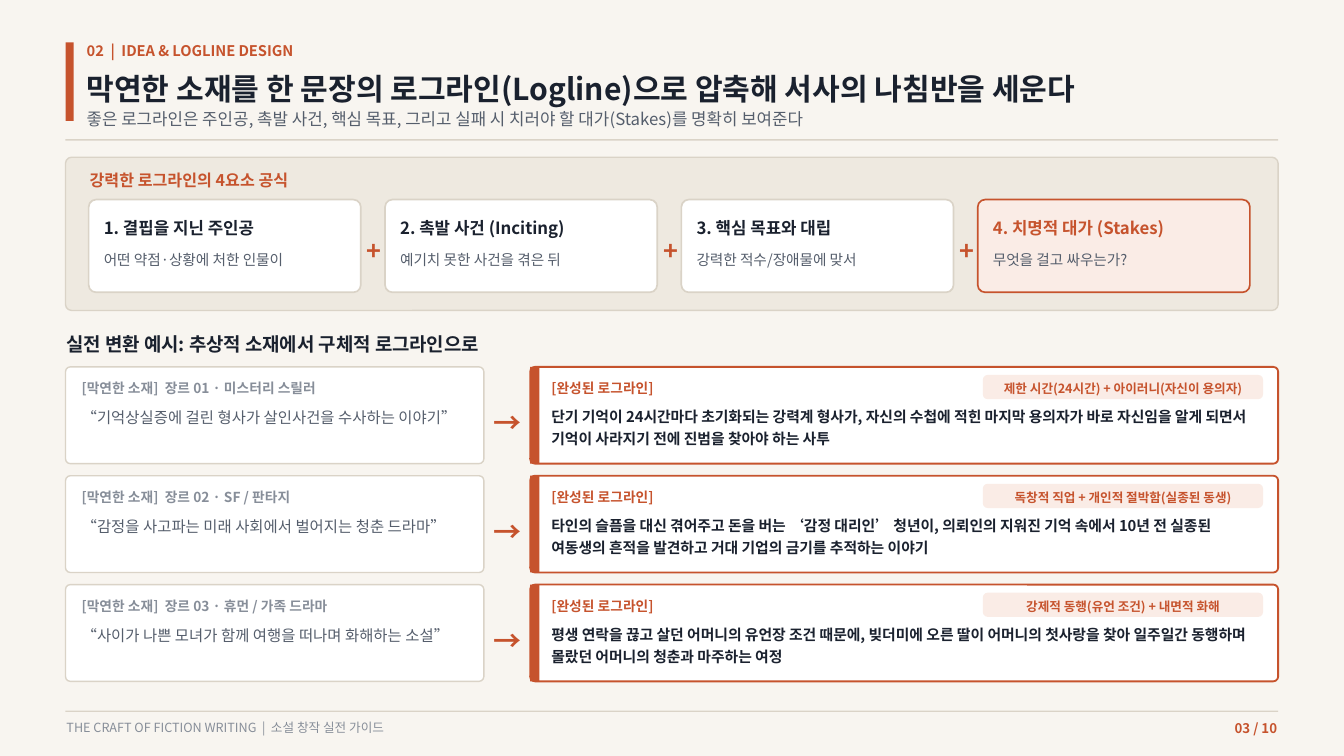
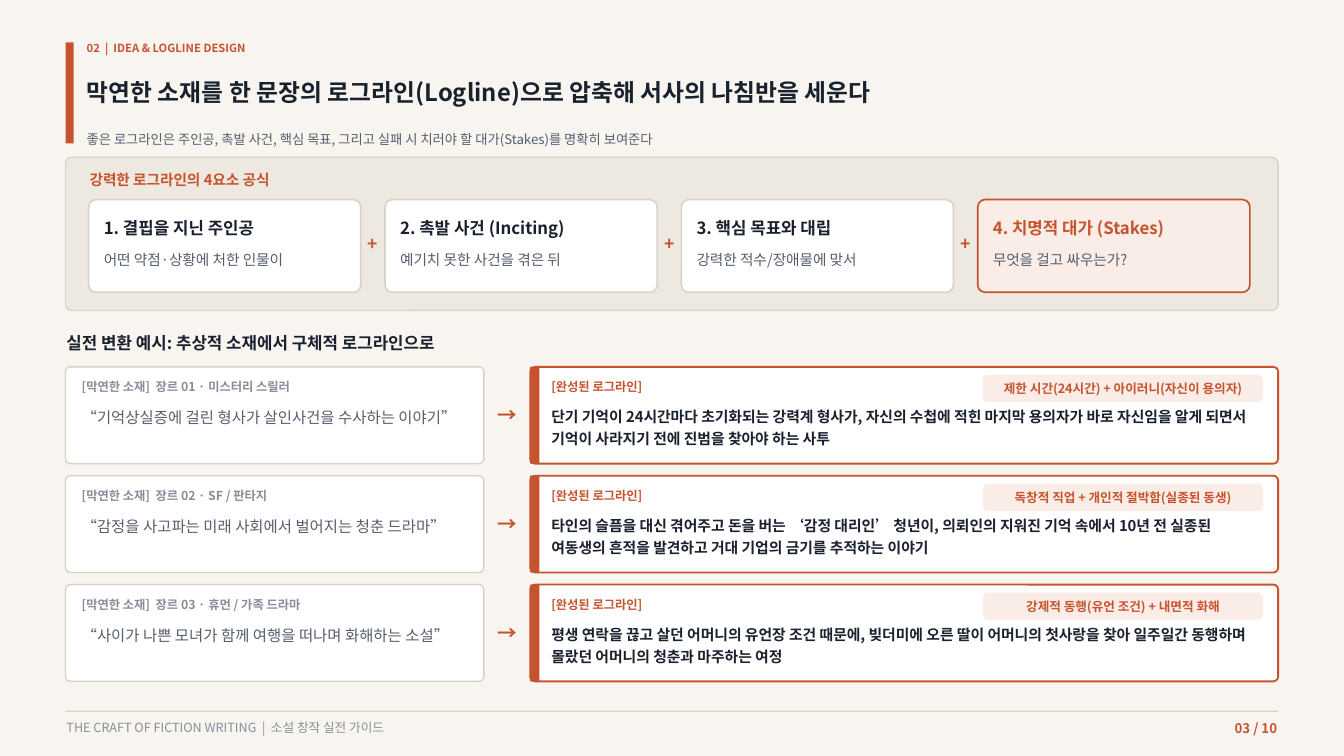
Before and after one commit to lietzsche/dev-lab, a slide deck: slide 3 of 소설쓰기_가이드.pptx. Drawn at 1344x756 pixels with LibreOffice and Linux fonts; fonts in the diff are those of the drawing. Boxes give left, top, right and bottom in pixels: in the first picture for what was removed or moved away, otherwise in the second. Text is boxed around its words. In the diff, an @@ line names an element or a change of style, - is before the commit and + after.

Commit message:
build_novel_ppt.py를 ppt_module 기반으로 재작성, 가이드 재생성
텍스트박스/사각형 생성을 ppt_module에 위임해 "\n" 줄바꿈 누락과
칸 밖 범람 버그를 수정. 헤더(캡션/제목/부제)와 표지 제목을 실측
높이로 순차 배치해 두 줄 제목·헤더가 바로 아래 줄과 겹치던 문제를
고쳤고, 저장 전 ppt_module.validate로 겹침/경계 이탈이 없음을 확인.
소설쓰기_가이드.pptx를 이 수정 내용으로 재생성.

```diff
--- a/소설쓰기_가이드.pptx
+++ b/소설쓰기_가이드.pptx
@@ rectangle: place and size @@
-rectangle at bbox=[66, 42, 74, 121]
+rectangle at bbox=[66, 42, 74, 143]
@@ text "02 | IDEA & LOGLINE ..." at bbox=[87, 43, 246, 52]: size 10.5 to 8 pt @@
@@ text "막연한 소재를 한 문장의 로그라인(Logline)으로 ...": place and size @@
-text "막연한 소재를 한 문장의 로그라인(Logline)으로 ..." at bbox=[87, 74, 1075, 108]
+text "막연한 소재를 한 문장의 로그라인(Logline)으로 ..." at bbox=[87, 81, 871, 107]
@@ text "막연한 소재를 한 문장의 로그라인(Logline)으로 ..." at bbox=[87, 81, 871, 107]: size 21.5 to 17 pt @@
@@ text "좋은 로그라인은 주인공, 촉발 사건, ...": place and size @@
-text "좋은 로그라인은 주인공, 촉발 사건, ..." at bbox=[87, 111, 803, 128]
+text "좋은 로그라인은 주인공, 촉발 사건, ..." at bbox=[87, 133, 653, 147]
@@ text "좋은 로그라인은 주인공, 촉발 사건, ..." at bbox=[87, 133, 653, 147]: size 12 to 9.5 pt @@
@@ rectangle: place and size @@
-rectangle at bbox=[66, 139, 1278, 140]
+rectangle at bbox=[66, 160, 1278, 161]
@@ text "강력한 로그라인의 4요소 공식" at bbox=[90, 172, 270, 187]: size 11.5 to 10.5 pt @@
@@ size 18 to 12.5 pt in 3 elements at bbox=[361, 224, 385, 264], bbox=[657, 224, 682, 264], bbox=[954, 224, 978, 264] @@
@@ text "실전 변환 예시: 추상적 소재에서 ..." at bbox=[66, 335, 435, 351]: size 13.5 to 12 pt @@
@@ size 9.8 to 8.8 pt in 6 elements at bbox=[82, 381, 290, 393], bbox=[551, 380, 643, 393], bbox=[82, 490, 267, 502], bbox=[551, 489, 643, 502], bbox=[82, 599, 301, 611], bbox=[551, 598, 643, 611] @@
@@ line spacing 1.25 to 1 in 3 elements at bbox=[1004, 382, 1243, 396], bbox=[1015, 491, 1231, 504], bbox=[1026, 600, 1220, 614] @@
@@ size 20 to 14 pt in 3 elements at bbox=[486, 393, 528, 438], bbox=[486, 502, 528, 546], bbox=[486, 611, 528, 655] @@
```
Also in this commit, not shown: 9 other slides changed, 1 other file.
